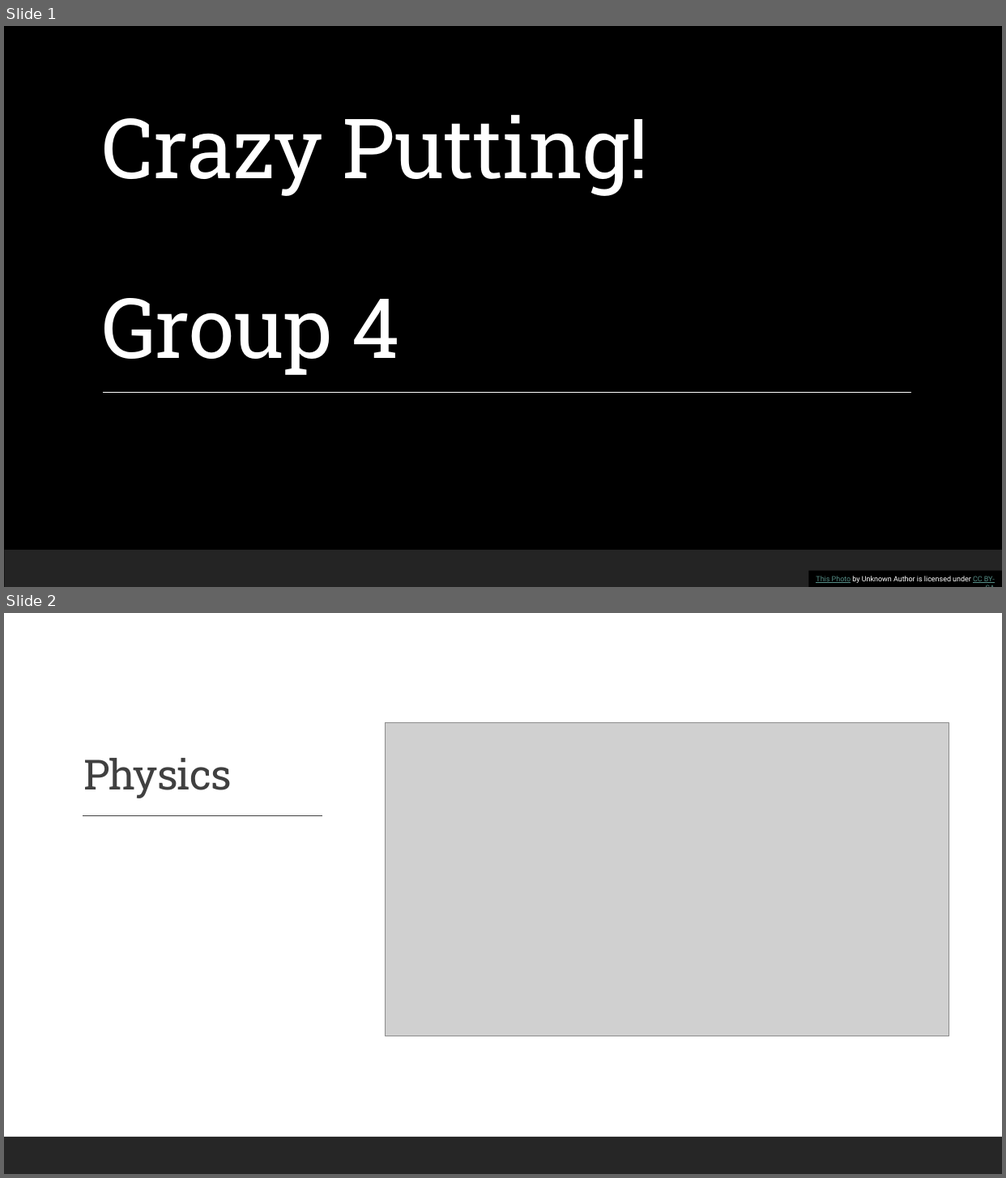
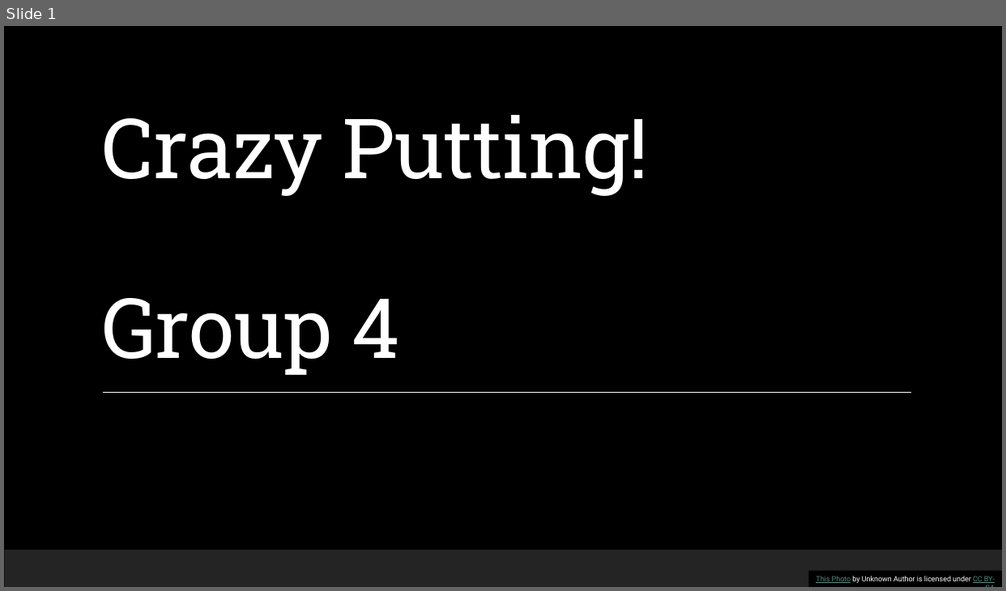
Before and after one commit to renesteeman/Project1-2_Group4, a slide deck: Crazy Putting Presentation.pptx. Shown one above the other, each under a label of ours: slides 1 and 2 before the commit, slide 1 after it. The pictures are 1006x1178 and 1006x591 pixels, drawn with LibreOffice and Linux fonts; fonts in the diff are those of the drawing; grey boxes stand for pictures; background and template pictures are left out. Boxes give left, top, right and bottom in pixels: in the first picture for what was removed or moved away, otherwise in the second. Text is boxed around its words. In the diff, an @@ line names an element or a change of style, - is before the commit and + after.

```diff
--- a/Crazy Putting Presentation.pptx
+++ b/Crazy Putting Presentation.pptx
@@ slide 2 removed at (4,613,1002,1174), background #FFFFFF @@
@@ rectangle removed at (4,613,1002,1174) @@
@@ picture removed at (385,723,949,1037) @@
@@ title removed at (83,758,232,798) @@
-Physics
@@ line removed from (83, 815) to (322, 815) @@
@@ rectangle removed at (4,1137,1002,1174) @@
```
Also in this commit, not shown: 1 slide changed, 5 slides added, 2 other slides removed.
